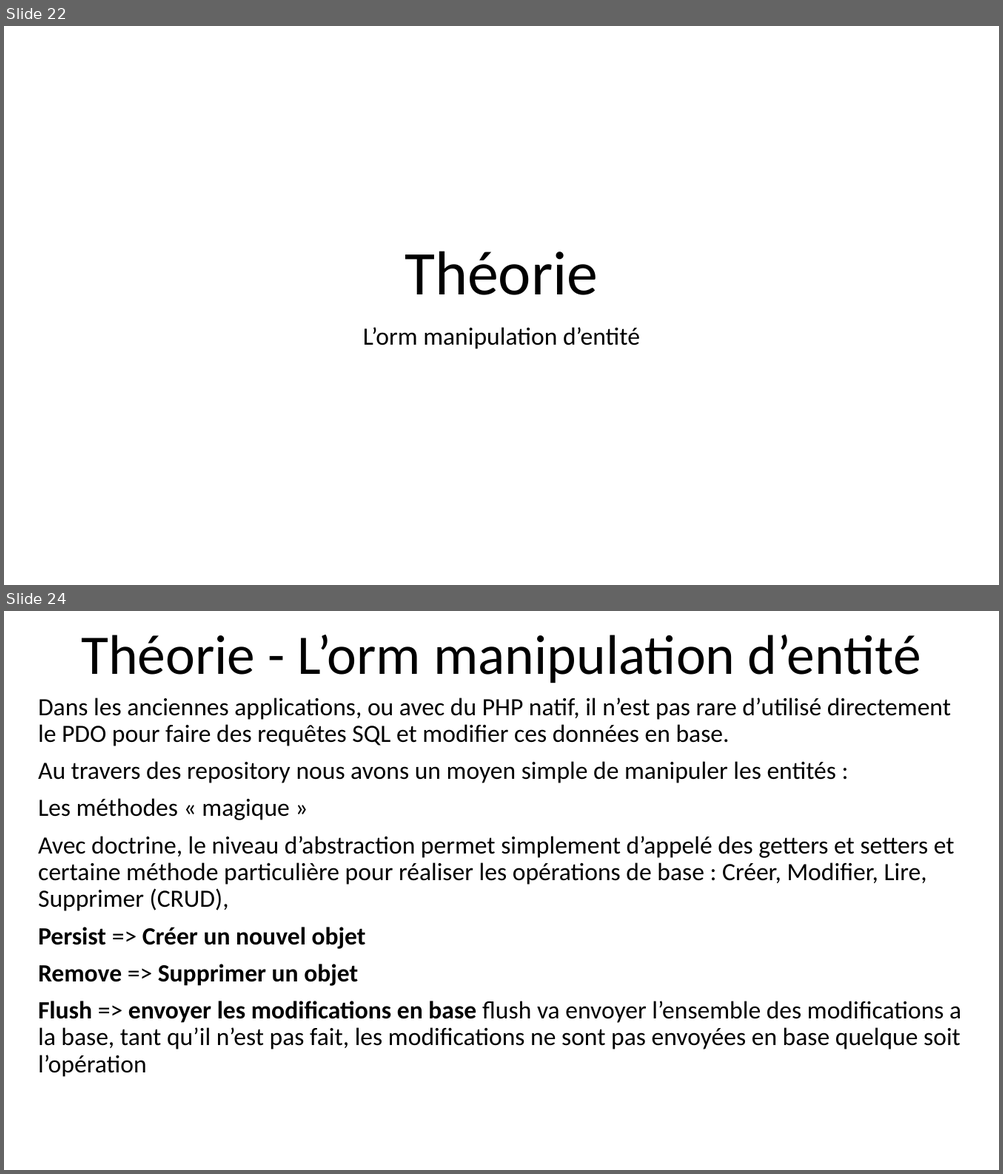
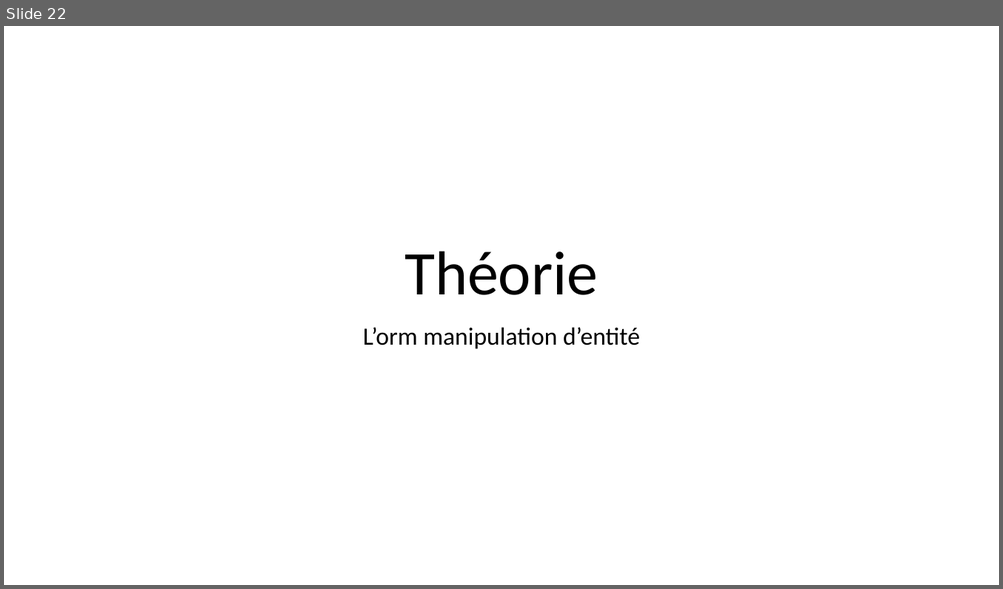
Before and after one commit to drupestre/phpudev, a slide deck: Symfony4_v0.1.pptx. Shown one above the other, each under a label of ours: slides 22 and 24 before the commit, slide 22 after it; the slides between them are not shown. The pictures are 1003x1174 and 1003x589 pixels, drawn with LibreOffice and Linux fonts; fonts in the diff are those of the drawing. Boxes give left, top, right and bottom in pixels: in the first picture for what was removed or moved away, otherwise in the second. Text is boxed around its words. In the diff, an @@ line names an element or a change of style, - is before the commit and + after.

```diff
--- a/Symfony4_v0.1.pptx
+++ b/Symfony4_v0.1.pptx
@@ slide 24 removed at (4,611,999,1170), background #FFFFFF @@
@@ title removed at (81,635,921,684) @@
-Théorie - L’orm manipulation d’entité
@@ subtitle removed at (38,698,961,1077) @@
-Dans les anciennes applications, ou avec du PHP natif, il n’est pas rare d’utilisé directement le PDO pour faire des requêtes SQL et modifier ces données en base.
-Au travers des repository nous avons un moyen simple de manipuler les entités :
-Les méthodes « magique »
-Avec doctrine, le niveau d’abstraction permet simplement d’appelé des getters et setters et certaine méthode particulière pour réaliser les opérations de base : Créer, Modifier, Lire, Supprimer (CRUD),
-Persist => Créer un nouvel objet
-Remove => Supprimer un objet
-Flush => envoyer les modifications en base flush va envoyer l’ensemble des modifications a la base, tant qu’il n’est pas fait, les modifications ne sont pas envoyées en base quelque soit l’opération
```
Also in this commit, not shown: 2 slides changed.
